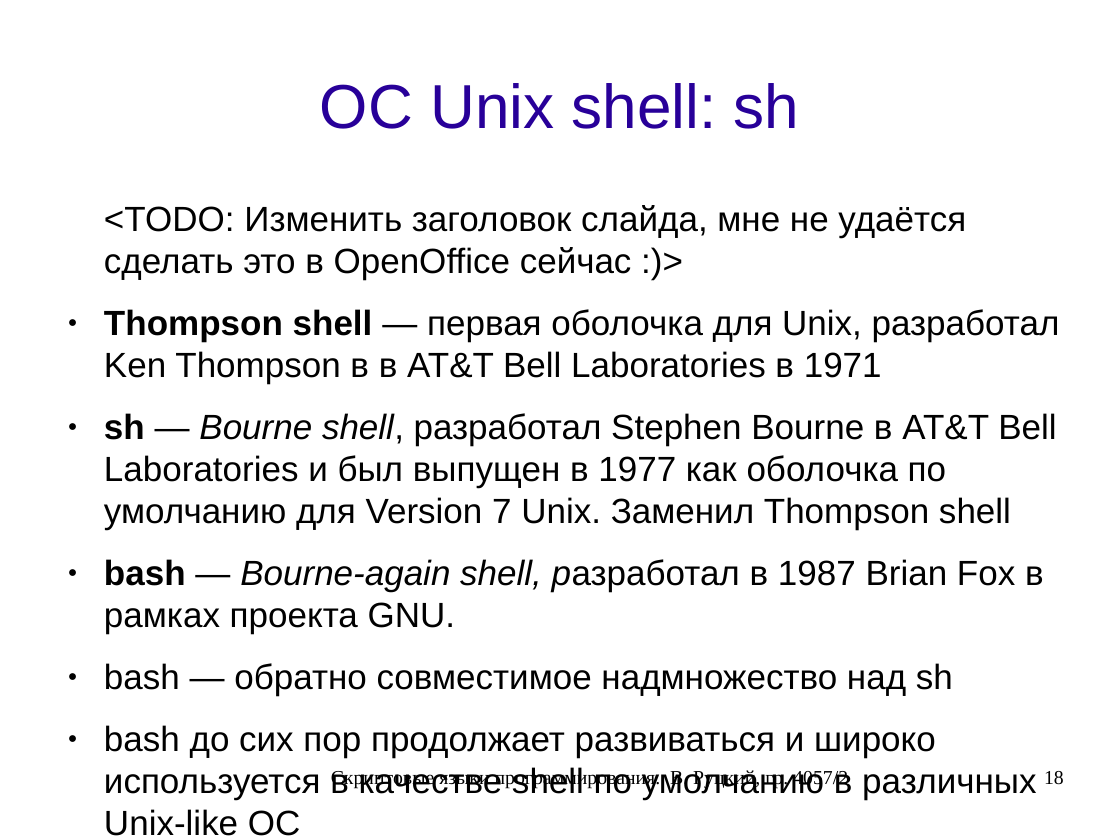
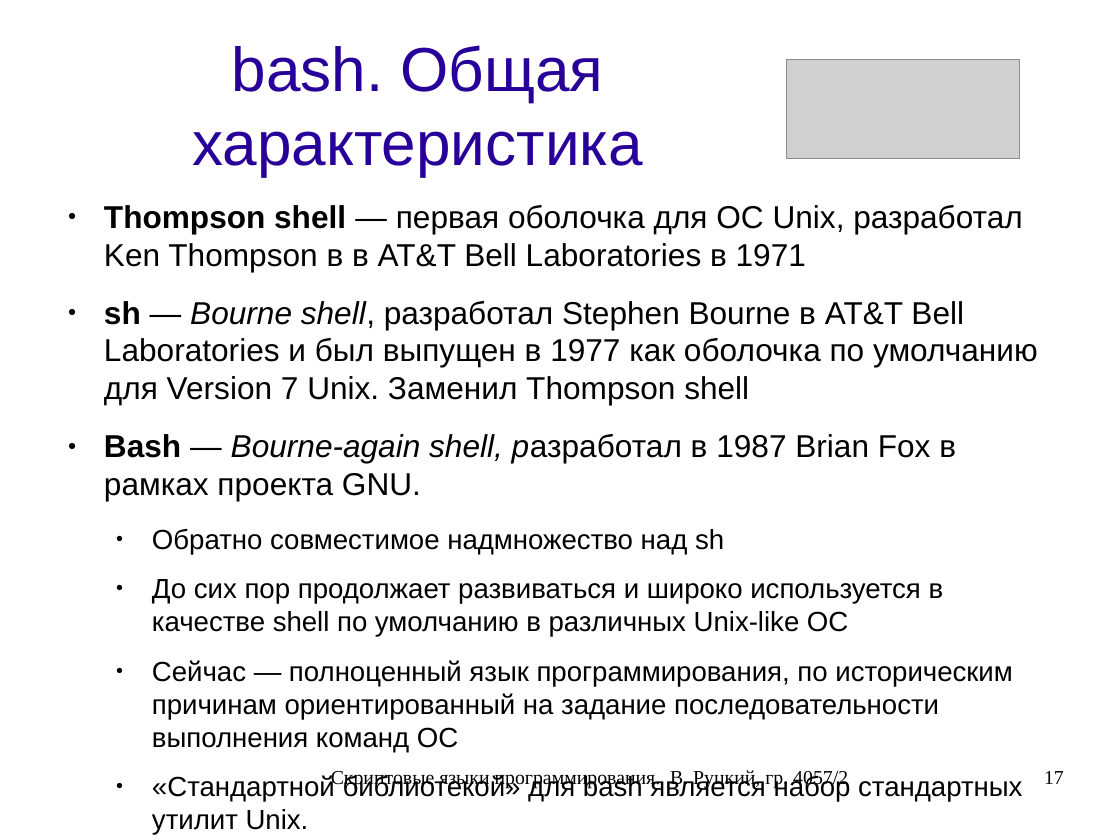
Before and after one commit to rutsky/semester07, a slide deck: slide 17 of Operation_systems/scripting_languages/40572_Rutsky_Scripting_languages.odp (slide 18 before the commit). Drawn at 1120x840 pixels with LibreOffice and Linux fonts; fonts in the diff are those of the drawing; grey boxes stand for pictures. Boxes give left, top, right and bottom in pixels: in the first picture for what was removed or moved away, otherwise in the second. Text is boxed around its words. In the diff, an @@ line names an element or a change of style, - is before the commit and + after.

Commit message:
Scripting languages presentation: Bash part.

```diff
--- a/Operation_systems/scripting_languages/40572_Rutsky_Scripting_languages.odp
+++ b/Operation_systems/scripting_languages/40572_Rutsky_Scripting_languages.odp
@@ title added at (193, 45, 643, 177), 44 pt, text #280099 @@
+bash. Общая характеристика
@@ title removed at (320, 83, 800, 129) @@
-ОС Unix shell: sh
@@ picture added at (787, 60, 1020, 159) @@
@@ text at (104, 205, 1023, 271): text changed; size 24.8 to 22.4 pt @@
-<TODO: Изменить заголовок слайда, мне не удаётся сделать это в OpenOffice сейчас :)>
-● Thompson shell — первая оболочка для Unix, разработал Ken Thompson в в AT&T Bell Laboratories в 1971
+● Thompson shell — первая оболочка для ОС Unix, разработал Ken Thompson в в AT&T Bell Laboratories в 1971
@@ text at (104, 301, 1038, 405): size 24.8 to 22.4 pt in "sh — Bourne shell, разработал Stephen Bourne ..." @@
@@ text at (104, 434, 1013, 752): text changed; size 24.8 to 19.6 pt @@
-● bash — Bourne-again shell, разработал в 1987 Brian Fox в рамках проекта GNU.
-● bash — обратно совместимое надмножество над sh
-● bash до сих пор продолжает развиваться и широко используется в качестве shell по умолчанию в различных Unix-like ОС
+● Bash — Bourne-again shell, разработал в 1987 Brian Fox в рамках проекта GNU.
+  ● Обратно совместимое надмножество над sh
+  ● До сих пор продолжает развиваться и широко используется в качестве shell по умолчанию в различных Unix-like ОС
+  ● Сейчас — полноценный язык программирования, по историческим причинам ориентированный на задание последовательности выполнения команд ОС
+  ● «Стандартной библиотекой» для bash является набор стандартных утилит Unix.
@@ page number at (1044, 771, 1064, 784): text changed @@
-18
+17
```
Also in this commit, not shown: 2 other slides changed, 1 slide added, 3 slides removed.
